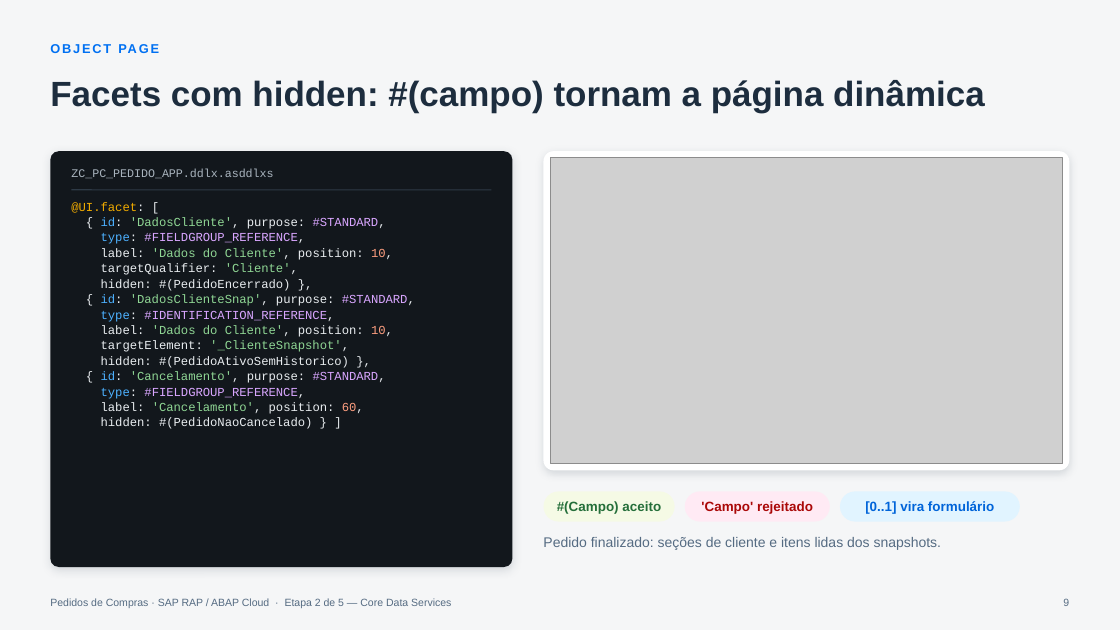
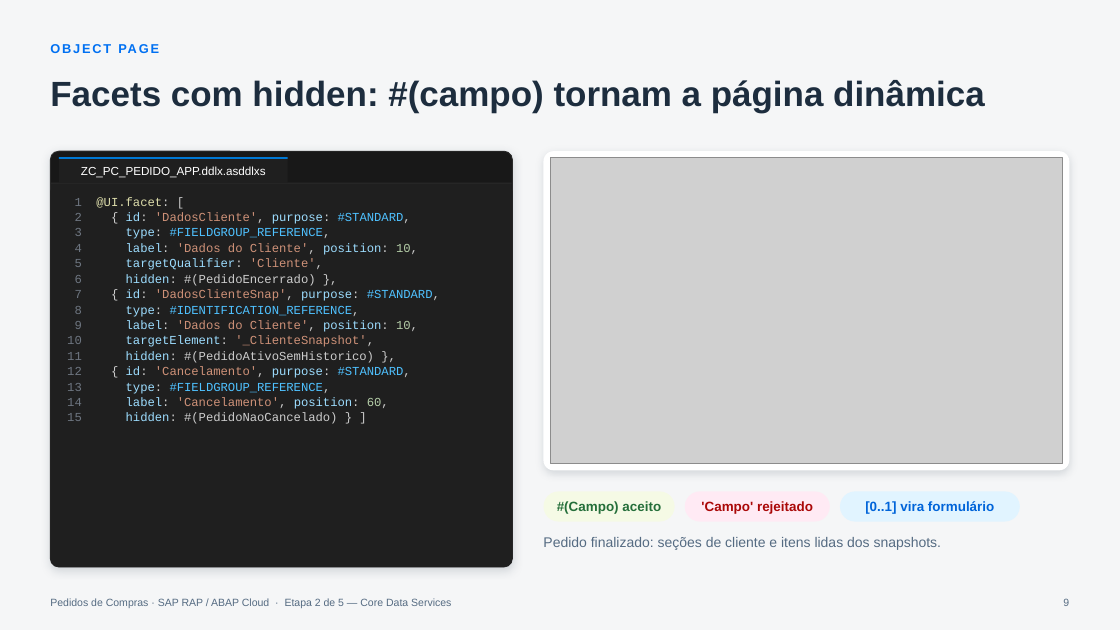
Before and after one commit to AdrianoBispo/sap-abap-rap-pedidos-de-compras-app, a slide deck: slide 9 of docs/apresentacoes/02-core-data-services.pptx. Drawn at 1120x630 pixels with LibreOffice and Linux fonts; fonts in the diff are those of the drawing; grey boxes stand for pictures. Boxes give left, top, right and bottom in pixels: in the first picture for what was removed or moved away, otherwise in the second. Text is boxed around its words. In the diff, an @@ line names an element or a change of style, - is before the commit and + after.

```diff
--- a/docs/apresentacoes/02-core-data-services.pptx
+++ b/docs/apresentacoes/02-core-data-services.pptx
@@ rounded rectangle at [50, 151, 513, 567]: fill #12171C to #181818; outline none to #2B2B2B 0.75 pt @@
@@ rectangle "ZC_PC_PEDIDO_APP.ddlx.asddlxs": place and size @@
-rectangle "ZC_PC_PEDIDO_APP.ddlx.asddlxs" at [71, 169, 273, 179]
+rectangle "ZC_PC_PEDIDO_APP.ddlx.asddlxs" at [59, 158, 288, 183]
@@ rectangle "ZC_PC_PEDIDO_APP.ddlx.asddlxs" at [59, 158, 288, 183]: font Courier New to Arial, text colour #A9B4BE to #FFFFFF; alignment left to centre; fill none to #1F1F1F @@
@@ line added from (59, 158) to (287, 158), #0078D4 1.5 pt @@
@@ rounded rectangle added at [50, 183, 513, 567], fill #1F1F1F @@
@@ line moved from (71, 190) - (492, 190) to (51, 183) - (512, 183) @@
@@ line (51, 183) - (512, 183): stroke #2E3A46 1 pt to #2B2B2B 0.75 pt @@
@@ rectangle added at [51, 183, 512, 196], fill #1F1F1F @@
@@ text at [75, 197, 440, 424]: text changed; text colour #E8ECEF to #9CDCFE @@
-@UI.facet: [
-{ id: 'DadosCliente', purpose: #STANDARD,
-type: #FIELDGROUP_REFERENCE,
-label: 'Dados do Cliente', position: 10,
-targetQualifier: 'Cliente',
-hidden: #(PedidoEncerrado) },
-{ id: 'DadosClienteSnap', purpose: #STANDARD,
-type: #IDENTIFICATION_REFERENCE,
-label: 'Dados do Cliente', position: 10,
-targetElement: '_ClienteSnapshot',
-hidden: #(PedidoAtivoSemHistorico) },
-{ id: 'Cancelamento', purpose: #STANDARD,
-type: #FIELDGROUP_REFERENCE,
-label: 'Cancelamento', position: 60,
-hidden: #(PedidoNaoCancelado) } ]
+1 @UI.facet: [
+2 { id: 'DadosCliente', purpose: #STANDARD,
+3 type: #FIELDGROUP_REFERENCE,
+4 label: 'Dados do Cliente', position: 10,
+5 targetQualifier: 'Cliente',
+6 hidden: #(PedidoEncerrado) },
+7 { id: 'DadosClienteSnap', purpose: #STANDARD,
+8 type: #IDENTIFICATION_REFERENCE,
+9 label: 'Dados do Cliente', position: 10,
+10 targetElement: '_ClienteSnapshot',
+11 hidden: #(PedidoAtivoSemHistorico) },
+12 { id: 'Cancelamento', purpose: #STANDARD,
+13 type: #FIELDGROUP_REFERENCE,
+14 label: 'Cancelamento', position: 60,
+15 hidden: #(PedidoNaoCancelado) } ]
```
Also in this commit, not shown: 6 other slides changed, 4 other files.
